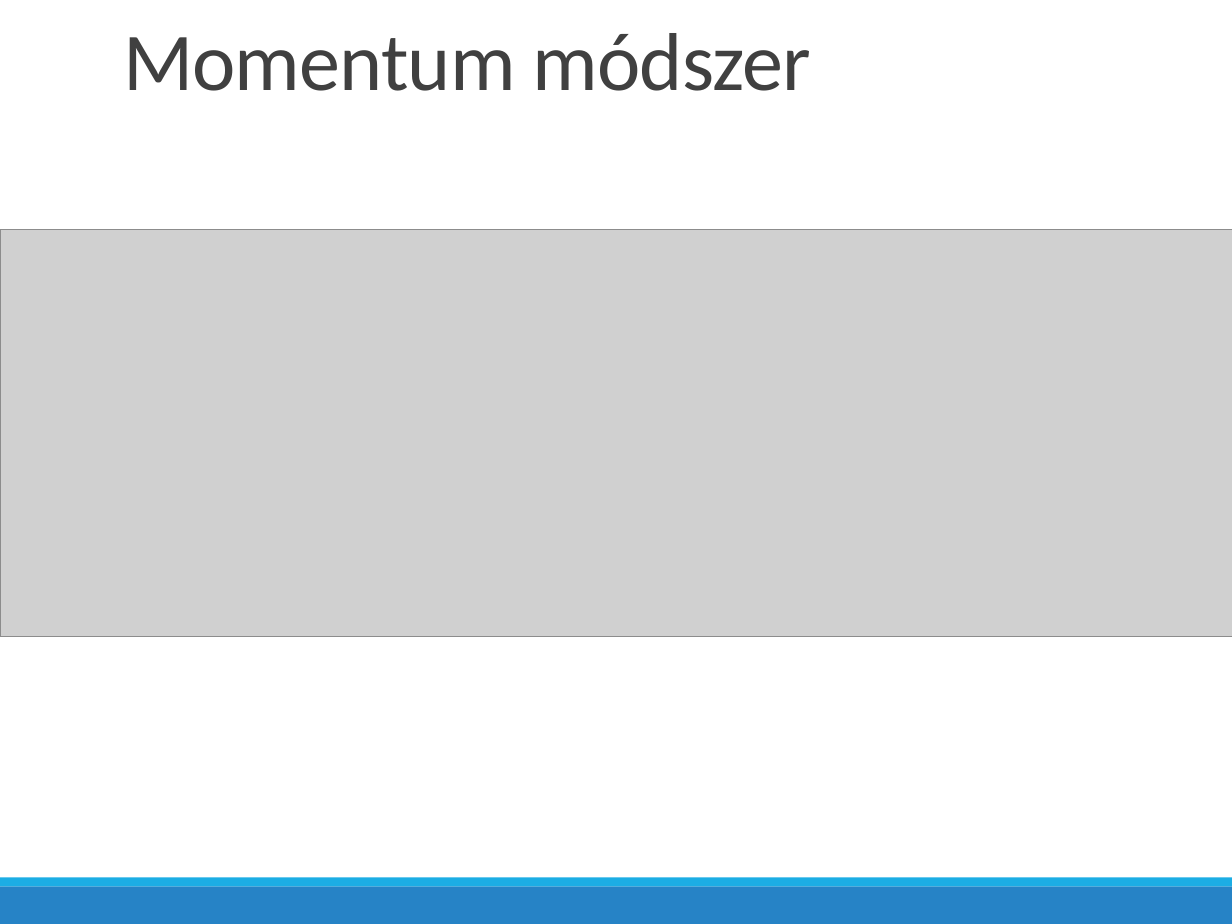
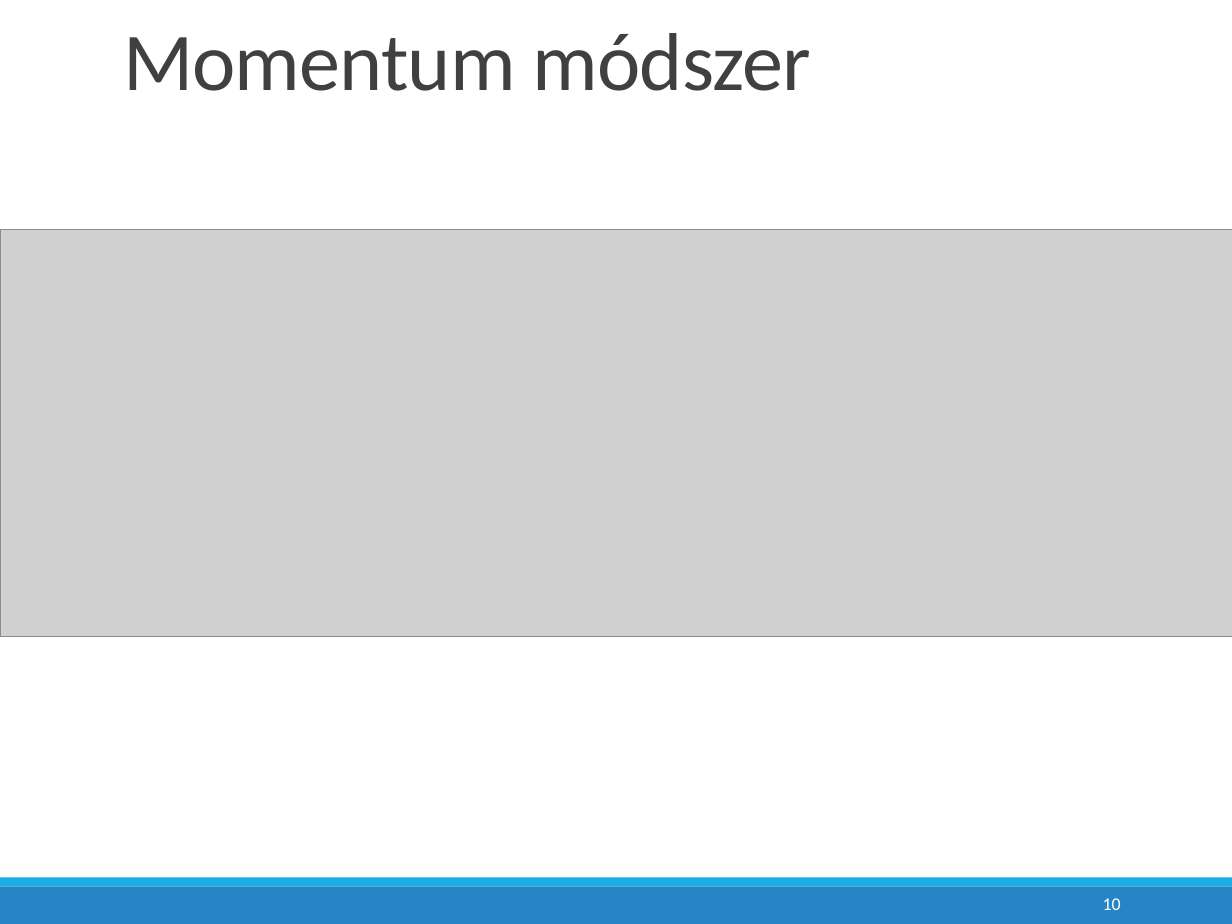
Before and after one commit to bakroistvan/diploma1_duma, a slide deck: slide 10 of prezi/bakro_diploma1.pptx. Drawn at 1232x924 pixels with LibreOffice and Linux fonts; fonts in the diff are those of the drawing; grey boxes stand for pictures. Boxes give left, top, right and bottom in pixels: in the first picture for what was removed or moved away, otherwise in the second. Text is boxed around its words. In the diff, an @@ line names an element or a change of style, - is before the commit and + after.

```diff
--- a/prezi/bakro_diploma1.pptx
+++ b/prezi/bakro_diploma1.pptx
@@ page number added at [1103, 898, 1121, 910], 10.5 pt, text #FFFFFF @@
+10
```
Also in this commit, not shown: 14 other slides changed, 1 other file.
